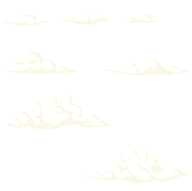
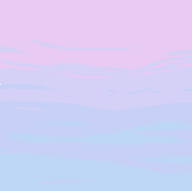
Before/after of a 192 × 191 layered artwork. What changed in the layer stack:
hid "Layer 11" over [3, 11, 189, 183]
showed "Layer 10" over [0, 0, 192, 191]
